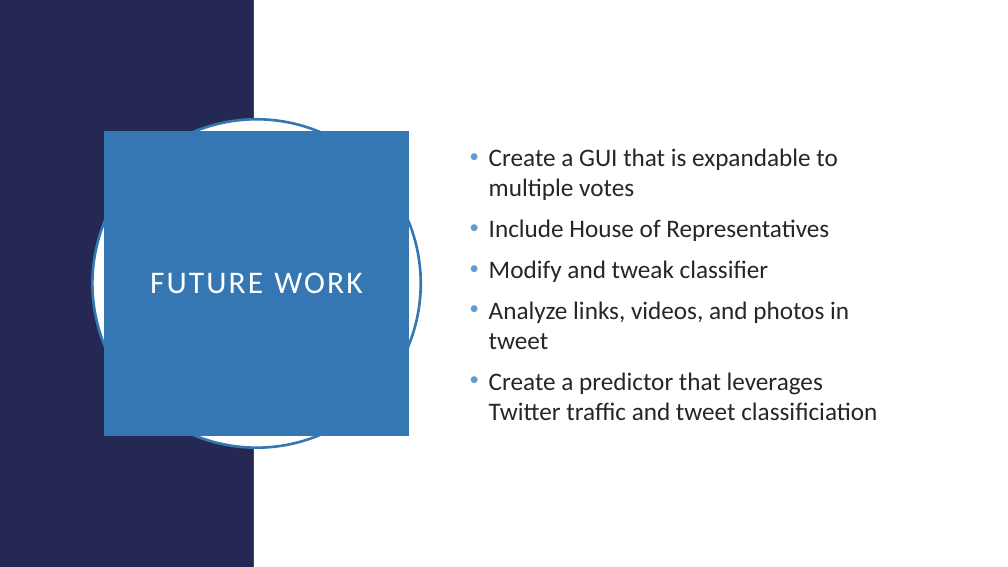
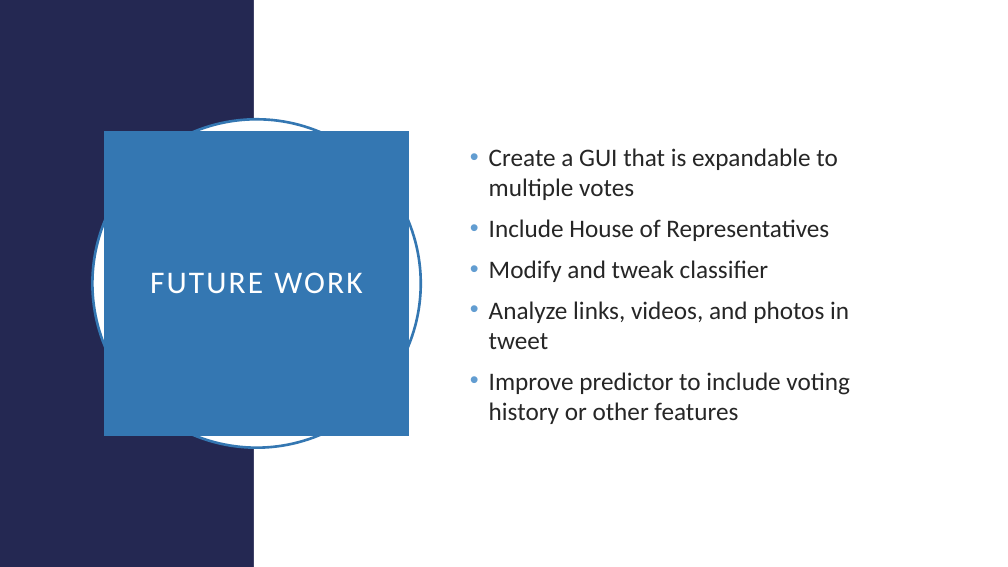
Before and after one commit to oliviaroy20/SocialSensing, a slide deck: slide 20 of Final Presentation.pptx (slide 19 before the commit). Drawn at 1008x567 pixels with LibreOffice and Linux fonts; fonts in the diff are those of the drawing. Boxes give left, top, right and bottom in pixels: in the first picture for what was removed or moved away, otherwise in the second. Text is boxed around its words. In the diff, an @@ line names an element or a change of style, - is before the commit and + after.

```diff
--- a/Final Presentation.pptx
+++ b/Final Presentation.pptx
@@ text at [489,372,850,424]: text changed @@
-• Create a predictor that leverages Twitter traffic and tweet classificiation
+• Improve predictor to include voting history or other features
```
Also in this commit, not shown: 2 other slides changed, 3 slides added, 2 slides removed, 2 other files.
